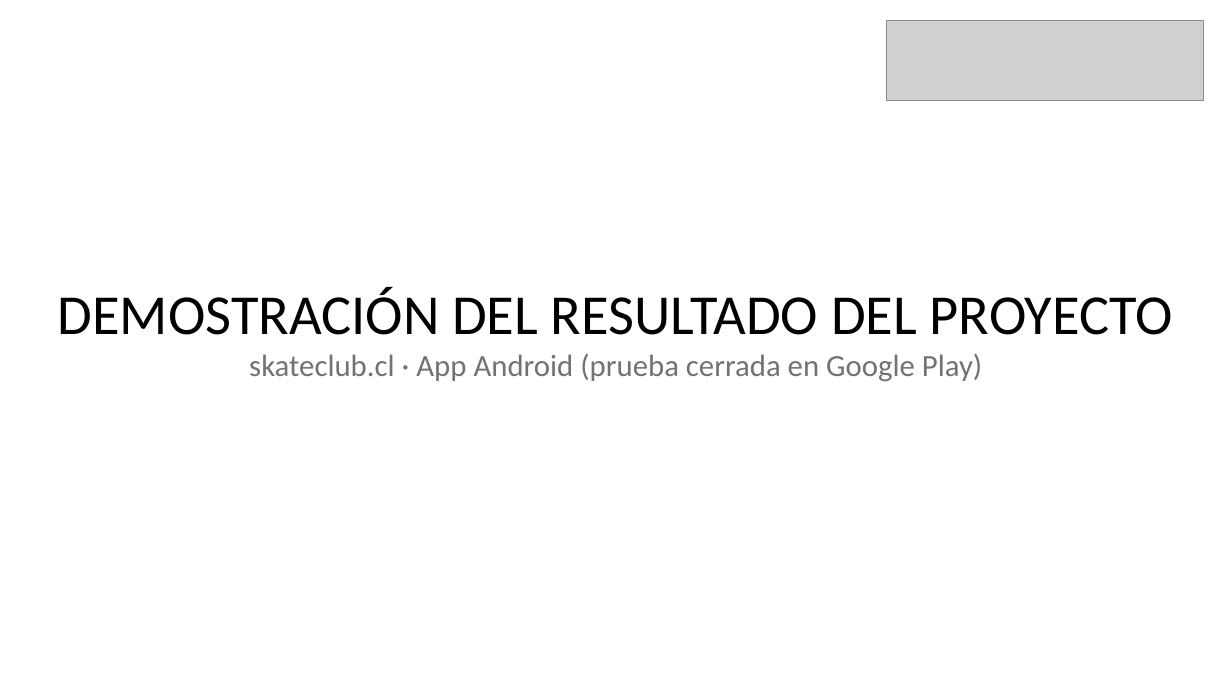
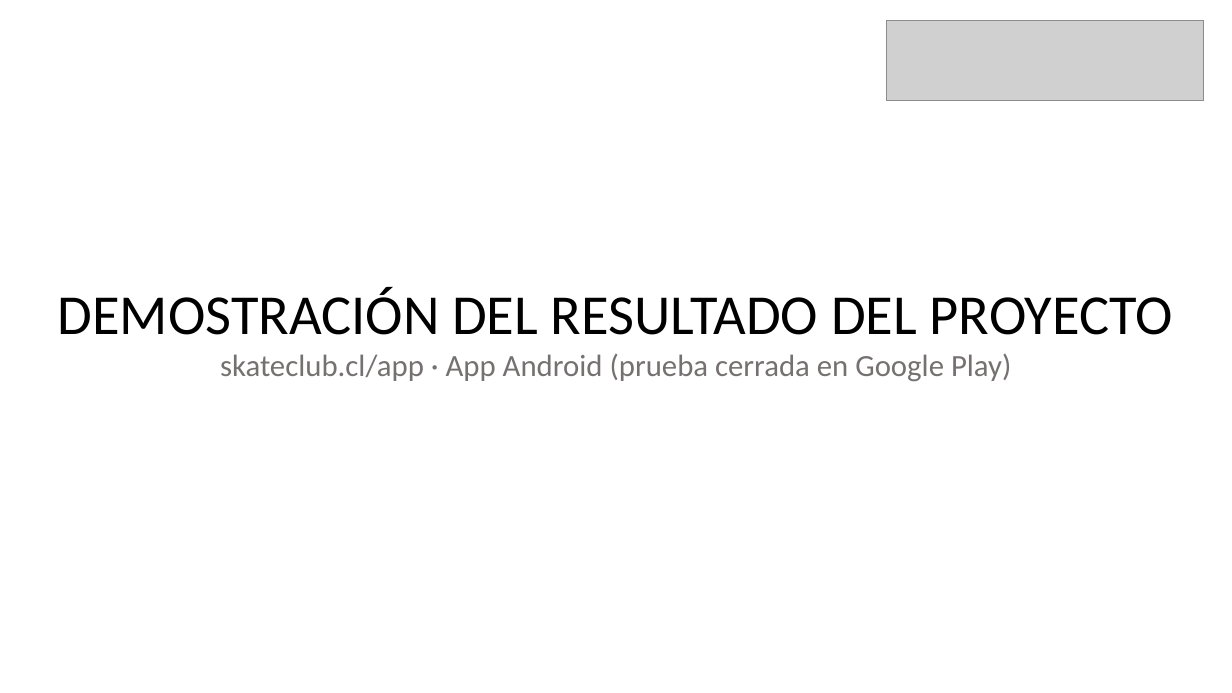
Before and after one commit to Johanhzzz/Skateclub-capstone-docs, a slide deck: slide 11 of Fase 2/Evidencias Proyecto/Presentación Proyecto.pptx. Drawn at 1232x693 pixels with LibreOffice and Linux fonts; fonts in the diff are those of the drawing; grey boxes stand for pictures. Boxes give left, top, right and bottom in pixels: in the first picture for what was removed or moved away, otherwise in the second. Text is boxed around its words. In the diff, an @@ line names an element or a change of style, - is before the commit and + after.

```diff
--- a/Fase 2/Evidencias Proyecto/Presentación Proyecto.pptx
+++ b/Fase 2/Evidencias Proyecto/Presentación Proyecto.pptx
@@ text at (220, 354, 1011, 381): text changed @@
-skateclub.cl · App Android (prueba cerrada en Google Play)
+skateclub.cl/app · App Android (prueba cerrada en Google Play)
```
Also in this commit, not shown: 1 other slide changed, 3 other files.
